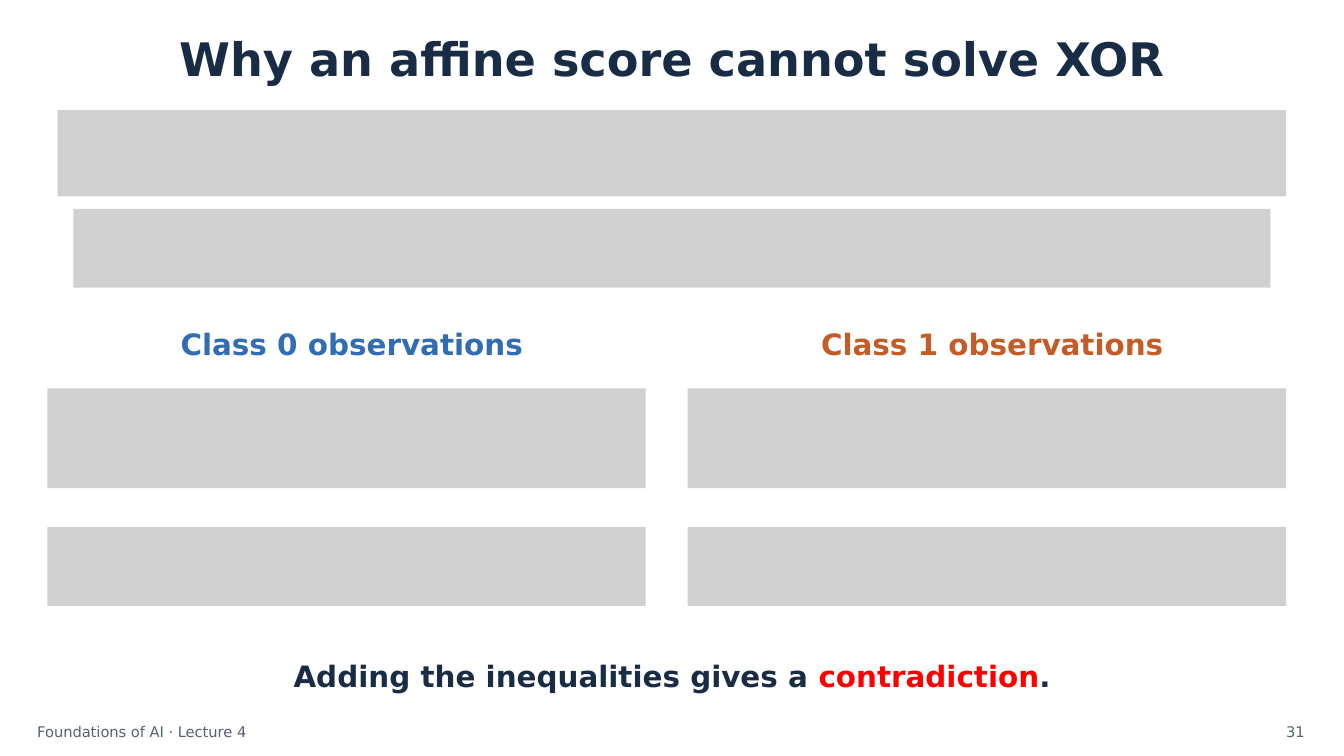
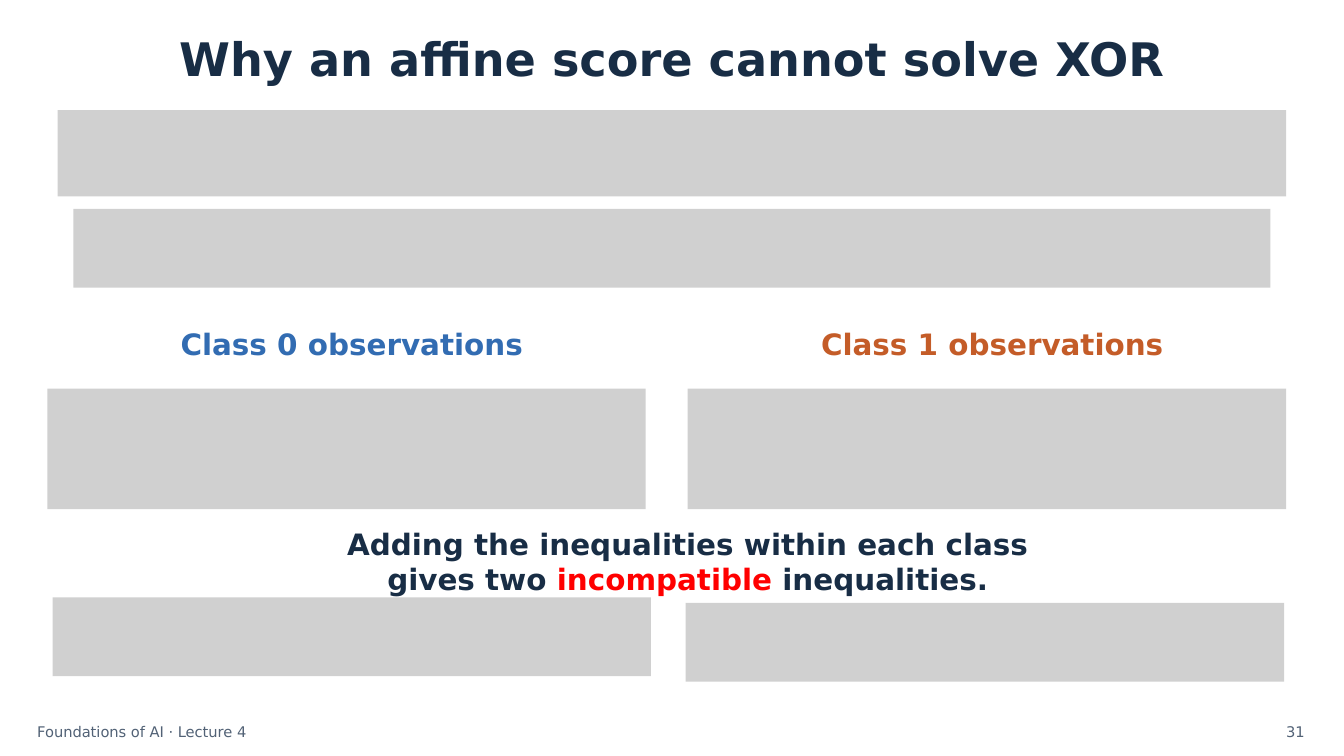
Before and after one commit to semtm0051/2026_27, a slide deck: slide 31 of Week_04/Slides/Week_04 - Slides.pptx. Drawn at 1344x756 pixels with LibreOffice and Linux fonts; fonts in the diff are those of the drawing; grey boxes stand for pictures. Boxes give left, top, right and bottom in pixels: in the first picture for what was removed or moved away, otherwise in the second. Text is boxed around its words. In the diff, an @@ line names an element or a change of style, - is before the commit and + after.

Commit message:
Clarify the Week 4 XOR impossibility proof
Publish the latest lecture deck and matching PDF. Associate each XOR inequality with its input point and clarify that the inequalities are added separately within each class.

```diff
--- a/Week_04/Slides/Week_04 - Slides.pptx
+++ b/Week_04/Slides/Week_04 - Slides.pptx
@@ picture: place and size @@
-picture at [47,388,646,488]
+picture at [47,388,646,509]
@@ picture: place and size @@
-picture at [688,388,1287,488]
+picture at [688,388,1287,509]
@@ picture removed at [47,527,646,606] @@
@@ text at [347,532,1028,596]: text changed @@
-Adding the inequalities gives a contradiction.
+Adding the inequalities within each class
+gives two incompatible inequalities.
@@ picture removed at [688,527,1287,606] @@
@@ picture added at [52,598,651,677] @@
@@ picture added at [686,603,1285,682] @@
```
Also in this commit, not shown: 1 other file.
